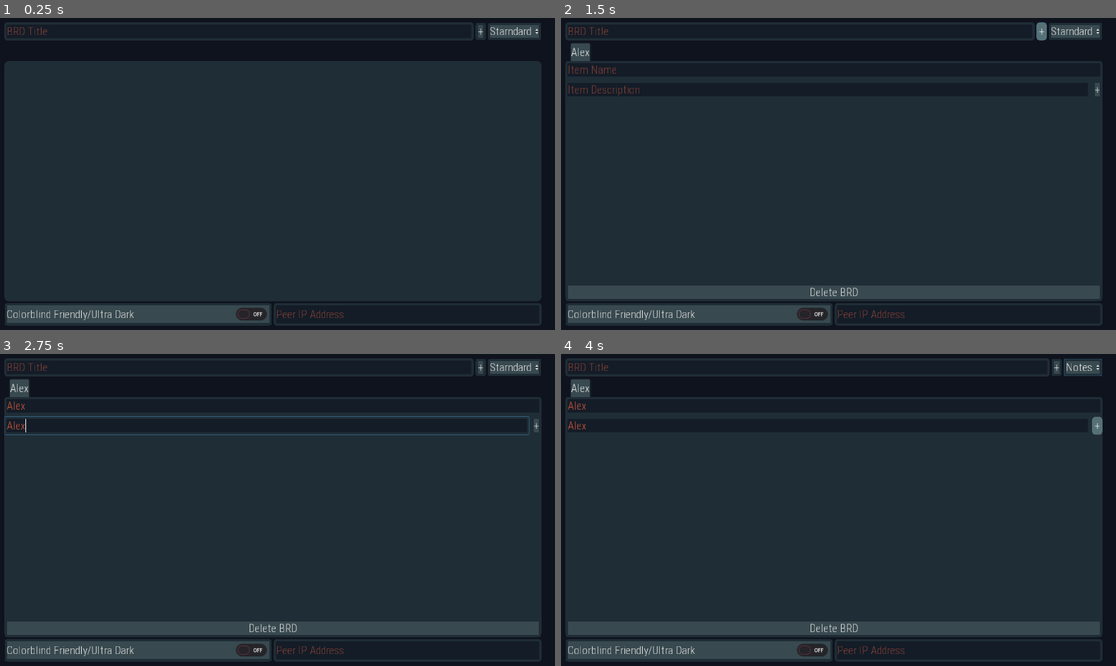
Above: before the commit, frames 1-4 (two rows, left to right).
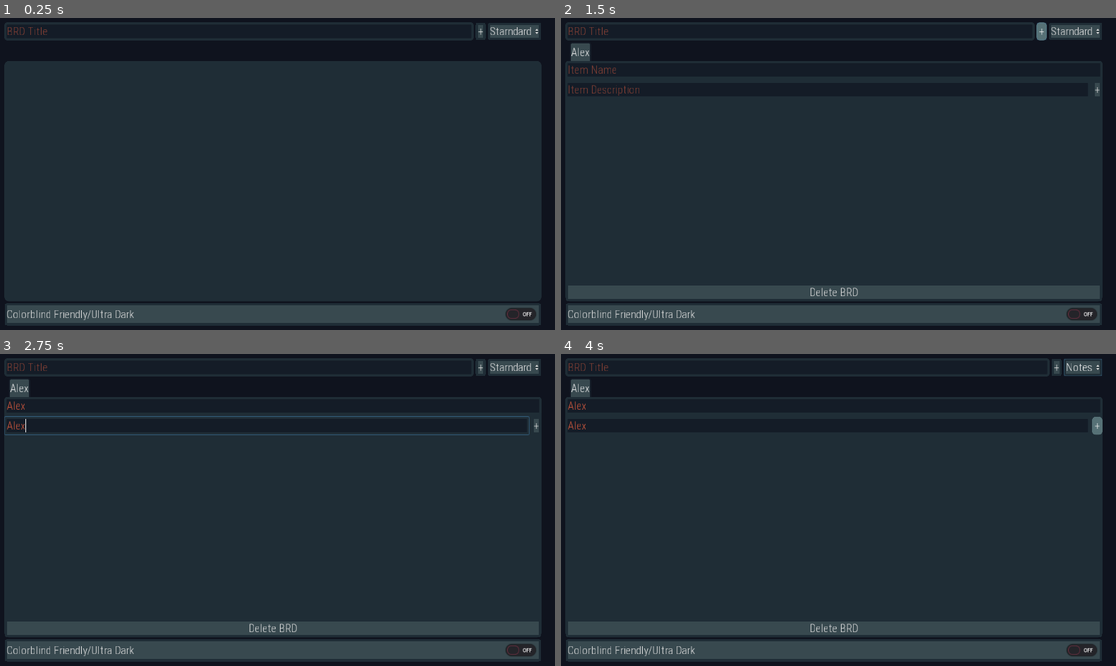
Above: after the commit, the same moments.

Repository: FunNoober/BRD-Sharp
Game: Godot game, scene res://assets/scenes/Main.tscn
Two runs of this game, one before a commit and one after it. Both use one fixed random seed, a clock stepped at 60 frames per second and the inputs below.
Inputs (mouse positions are in pixels of both pictures, inside the frame that each line leads up to):
- Up to frame 1 (0.25 s): no input
- Up to frame 2 (1.5 s): click (799, 30) at 0.52 s; type "Alex" at 0.6 s; click "+" at 1.25 s
- Up to frame 3 (2.75 s): click (271, 407) at 2.02 s; type "Alex" at 2.1 s; click (266, 425) at 2.25 s; type "Alex" at 2.33 s
- Up to frame 4 (4 s): click "Starndard" at 2.75 s; click "+" at 3.5 s

The runs differ from the first frame. In frame 1, 2.8% of the frame differs, in the area x 42-98%, y 91-99%; in frame 2, 2.8%; in frame 3, 2.8%; in frame 4, 2.8%.

Commit message:
Notes Now Auto Populate When Program Starts

Diff:
--- a/program_files/assets/prefabs/NewNotesList.tscn
+++ b/program_files/assets/prefabs/NewNotesList.tscn
@@ -32,10 +32,16 @@
 margin_bottom = 24.0
 text = "+"
 
-[node name="Items" type="VBoxContainer" parent="Items"]
+[node name="ScrollContainer" type="ScrollContainer" parent="Items"]
 margin_top = 28.0
 margin_right = 1024.0
 margin_bottom = 576.0
+size_flags_horizontal = 3
+size_flags_vertical = 3
+
+[node name="Items" type="VBoxContainer" parent="Items/ScrollContainer"]
+margin_right = 1024.0
+margin_bottom = 548.0
 size_flags_horizontal = 3
 size_flags_vertical = 3
 
--- a/program_files/assets/scenes/Main.tscn
+++ b/program_files/assets/scenes/Main.tscn
@@ -62,13 +62,14 @@
 margin_bottom = 550.0
 
 [node name="ColorBlindFriendlyButton" type="CheckButton" parent="MainContainer/BottomToolBar"]
-margin_right = 485.0
+margin_right = 974.0
 margin_bottom = 40.0
 size_flags_horizontal = 3
 size_flags_vertical = 3
 text = "Colorblind Friendly/Ultra Dark"
 
 [node name="PeerIPAddress" type="LineEdit" parent="MainContainer/BottomToolBar"]
+visible = false
 margin_left = 489.0
 margin_right = 974.0
 margin_bottom = 40.0
--- a/program_files/scripts/NewNotesList.gd
+++ b/program_files/scripts/NewNotesList.gd
@@ -14,6 +14,19 @@
 onready var notes_item = load("res://assets/prefabs/NewNotesItem.tscn")
 
 var type = 3
+
+func _ready() -> void:
+	var d = Directory.new()
+	if d.file_exists("user://" + name + ".brdnotes"):
+		var f = File.new()
+		var contents_as_string = f.get_as_text()
+		var contents_as_dictionary = parse_json(contents_as_string)
+		data_to_store = contents_as_dictionary
+		items_content_array = data_to_store.items_content_array
+		cur_index = data_to_store.cur_index
+		for i in range(len(items_content_array)):
+			var loc_i = create_item(items_content_array[i], false)
+			$Items/ScrollContainer/Items.add_child(loc_i)
 
 func _on_DeleteBRDButton_pressed() -> void:
 	$ConfirmationDialog.popup()
@@ -36,7 +49,7 @@
 func create_note_ui():
 	var loc_n = create_item($Items/TopBar/NewNoteText.text, true)
 	$Items/TopBar/NewNoteText.text = ""
-	$Items/Items.add_child(loc_n)
+	$Items/ScrollContainer/Items.add_child(loc_n)
 
 func _on_NewNoteText_text_entered(new_text: String) -> void:
 	create_note_ui()
Not shown, changed: program_files/export_presets.cfg
